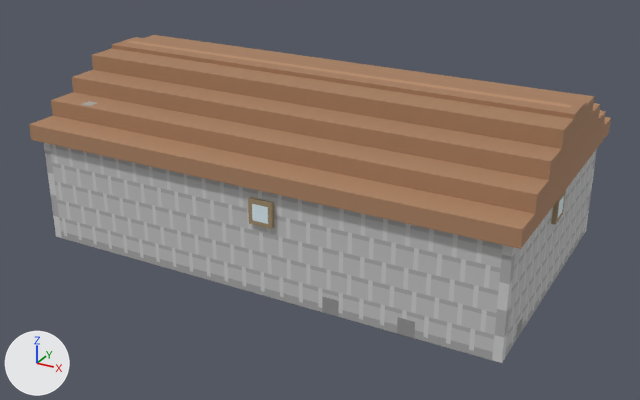
An edit to the glTF model assets/edificios/vidrieria_02.glb, drawn before and after from the same camera.
Before and after are seen from a 50 mm lens placed at (16.64, -22.52, 10.15), pointed at (6.75, -4.54, 1.16). The axes (+X, +Y, +Z) are drawn at lower left. The lights are the same throughout. The older version comes first. Vertices at exactly the same position are counted once.

Names of what the first picture shows: 'vidrieria_02'.
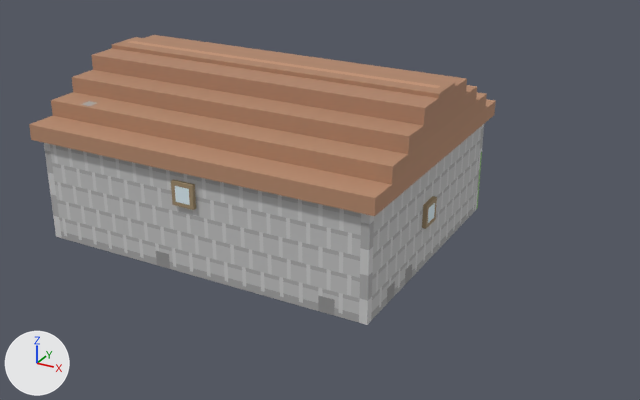
The newer file is also turned or shifted as a whole; pictures and numbers use the older file's frame.

Boxes (x1, y1, x2, y2) around the edits, measured in the pictures (640 x 400 px; the box of a moved part takes in the faces that stretch with it):
'vidrieria_02', reshaped (20% narrower, 12% shorter)
    before: (29, 35, 611, 363)
    after: (29, 35, 496, 325)
part 1 of me_vidrieria_02, moved or reshaped
    before: (61, 149, 597, 363)
    after: (61, 124, 484, 325)
part 2 of me_vidrieria_02, edited (looks the same)
    both: (29, 35, 466, 216)

Patch to the scene script:
```diff
--- a/assets/edificios/vidrieria_02.glb.py
+++ b/assets/edificios/vidrieria_02.glb.py
@@ me_vidrieria_02 @@
 # used by ob_vidrieria_02; location = (0.0, 0.0, 0.0)
-me_vidrieria_02.from_pydata(...)  # 2616 vertices, 2704 faces; spans x 0.4..12.8, y -7.8..-0.4, z 0.0..4.4
+me_vidrieria_02.from_pydata(...)  # 2317 vertices, 2446 faces; spans x 0.4..9.8, y -7.8..-0.4, z 0.0..4.4
+# me_vidrieria_02 part 1: 140 vertices moved from x 4.7..12.8, y -7.8..-0.4, z 0.0..4.4 to x 2.2..9.8, y -7.8..-0.4, z 0.0..4.4; 918 vertices removed from x 2.4..12.7, y -7.7..-0.4, z 0.0..2.7; 617 vertices added at x 2.2..9.7, y -7.7..-0.4, z 0.0..2.7
+# me_vidrieria_02 part 2: 81 kept faces spanning x 0.4..9.8, y -7.8..-0.4, z 1.1..4.4 get new vertex colours; the middle colour goes from brown #ab8262 to brown #b5896d
+# other edits to the shape of me_vidrieria_02 do not show in these pictures
 me_vidrieria_02.materials.append(mat_vertexcolor)
```
